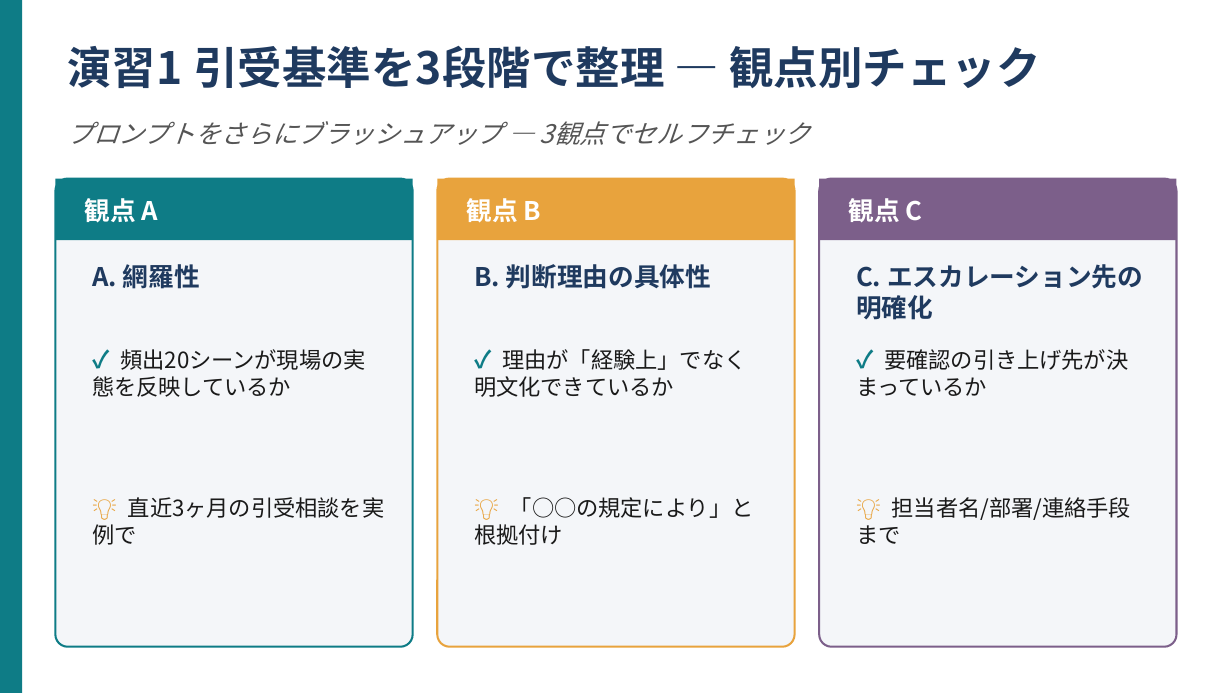
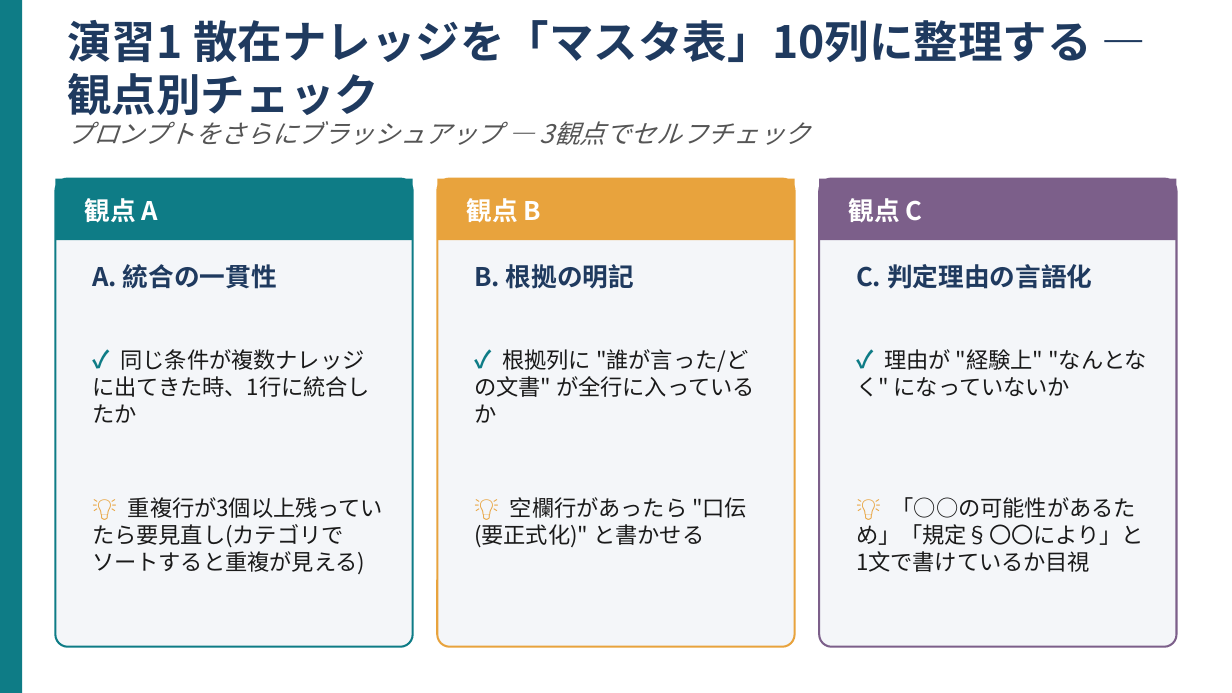
Before and after one commit to kana-story-321/github.io, a slide deck: slide 5 of lecture_pptx/out/s15/ワーク01.pptx. Drawn at 1232x693 pixels with LibreOffice and Linux fonts; fonts in the diff are those of the drawing. Boxes give left, top, right and bottom in pixels: in the first picture for what was removed or moved away, otherwise in the second. Text is boxed around its words. In the diff, an @@ line names an element or a change of style, - is before the commit and + after.

```diff
--- a/lecture_pptx/out/s15/ワーク01.pptx
+++ b/lecture_pptx/out/s15/ワーク01.pptx
@@ text at (68,20,1092,122): text changed @@
-演習1 引受基準を3段階で整理 — 観点別チェック
+演習1 散在ナレッジを「マスタ表」10列に整理する — 観点別チェック
@@ text at (92,264,277,289): text changed @@
-A. 網羅性
+A. 統合の一貫性
@@ text at (474,264,634,289): text changed @@
-B. 判断理由の具体性
+B. 根拠の明記
@@ text at (856,264,1092,289): text changed @@
-C. エスカレーション先の明確化
+C. 判定理由の言語化
@@ text at (92,349,370,397): text changed @@
-✓ 頻出20シーンが現場の実態を反映しているか
+✓ 同じ条件が複数ナレッジに出てきた時、1行に統合したか
@@ text at (474,349,755,423): text changed @@
-✓ 理由が「経験上」でなく明文化できているか
+✓ 根拠列に "誰が言った/どの文書" が全行に入っているか
@@ text at (856,349,1147,397): text changed @@
-✓ 要確認の引き上げ先が決まっているか
+✓ 理由が "経験上" "なんとなく" になっていないか
@@ text at (92,497,383,574): text changed @@
-💡 直近3ヶ月の引受相談を実例で
+💡 重複行が3個以上残っていたら要見直し(カテゴリでソートすると重複が見える)
@@ text at (474,497,747,547): text changed @@
-💡 「○○の規定により」と根拠付け
+💡 空欄行があったら "口伝(要正式化)" と書かせる
@@ text at (856,497,1144,572): text changed @@
-💡 担当者名/部署/連絡手段まで
+💡 「○○の可能性があるため」「規定§〇〇により」と1文で書けているか目視
```
Also in this commit, not shown: 7 other slides changed, 13 other files.
